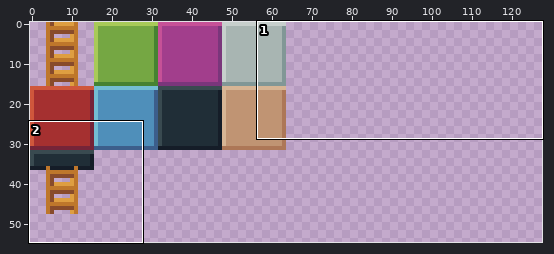
Pixel-art file: HoarderJones/Assets/Tilemap.ase. The first picture is a wide view before the edit; the outline marks the close-up.
Close-up. As it was:
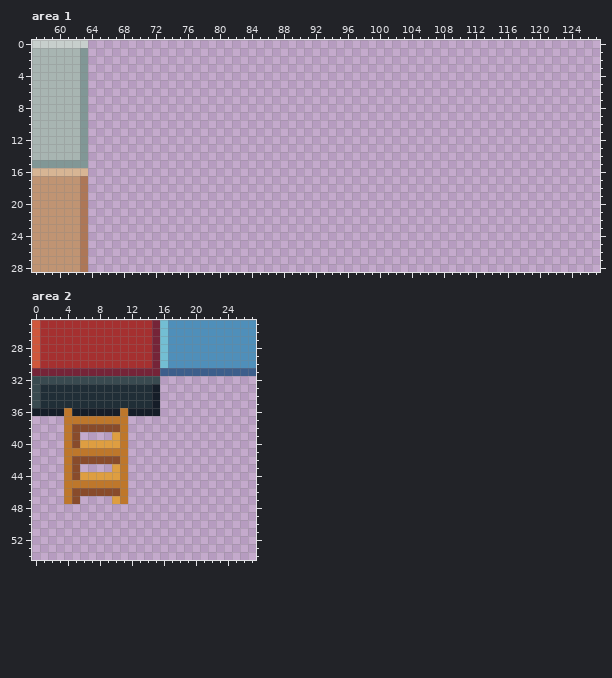
128x96 pixels, 1 frame. Shown: area 1: x 57..127, y 0..28; area 2: x 0..27, y 25..54. The wide view leaves out empty margins.
After:
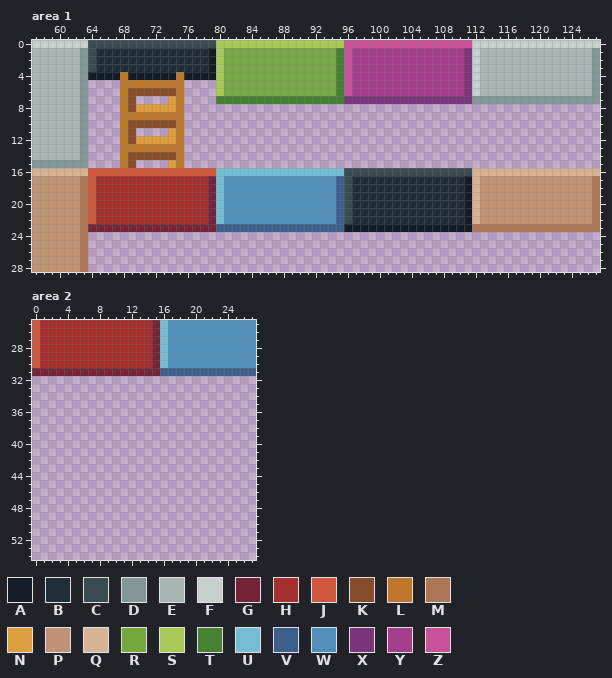
Palette (. is transparent): A #151d28  B #202e37  C #394a50  D #819796  E #a8b5b2  F #c7cfcc  G #752438  H #a53030  J #cf573c  K #884b2b  L #be772b  M #ad7757  N #de9e41  P #c09473  Q #d7b594  R #75a743  S #a8ca58  T #468232  U #73bed3  V #3c5e8b  W #4f8fba  X #7a367b  Y #a23e8c  Z #c65197
What changed:
--- area 1
@@ x 57..127 @@
- 0 FFFFFFF................................................................
- 1 EEEEEED................................................................
- 2 EEEEEED................................................................
- 3 EEEEEED................................................................
- 4 EEEEEED................................................................
- 5 EEEEEED................................................................
- 6 EEEEEED................................................................
- 7 EEEEEED................................................................
- 8 EEEEEED................................................................
- 9 EEEEEED................................................................
-10 EEEEEED................................................................
-11 EEEEEED................................................................
-12 EEEEEED................................................................
-13 EEEEEED................................................................
-14 EEEEEED................................................................
-15 DDDDDDD................................................................
-16 QQQQQQQ................................................................
-17 PPPPPPM................................................................
-18 PPPPPPM................................................................
-19 PPPPPPM................................................................
-20 PPPPPPM................................................................
-21 PPPPPPM................................................................
-22 PPPPPPM................................................................
-23 PPPPPPM................................................................
+ 0 FFFFFFFCCCCCCCCCCCCCCCCSSSSSSSSSSSSSSSSZZZZZZZZZZZZZZZZFFFFFFFFFFFFFFFF
+ 1 EEEEEEDCBBBBBBBBBBBBBBASRRRRRRRRRRRRRRTZYYYYYYYYYYYYYYXFEEEEEEEEEEEEEED
+ 2 EEEEEEDCBBBBBBBBBBBBBBASRRRRRRRRRRRRRRTZYYYYYYYYYYYYYYXFEEEEEEEEEEEEEED
+ 3 EEEEEEDCBBBBBBBBBBBBBBASRRRRRRRRRRRRRRTZYYYYYYYYYYYYYYXFEEEEEEEEEEEEEED
+ 4 EEEEEEDAAAALAAAAAALAAAASRRRRRRRRRRRRRRTZYYYYYYYYYYYYYYXFEEEEEEEEEEEEEED
+ 5 EEEEEED....LLLLLLLL....SRRRRRRRRRRRRRRTZYYYYYYYYYYYYYYXFEEEEEEEEEEEEEED
+ 6 EEEEEED....LKKKKKKL....SRRRRRRRRRRRRRRTZYYYYYYYYYYYYYYXFEEEEEEEEEEEEEED
+ 7 EEEEEED....LK....NL....TTTTTTTTTTTTTTTTXXXXXXXXXXXXXXXXDDDDDDDDDDDDDDDD
+ 8 EEEEEED....LKNNNNNL....................................................
+ 9 EEEEEED....LLLLLLLL....................................................
+10 EEEEEED....LKKKKKKL....................................................
+11 EEEEEED....LK....NL....................................................
+12 EEEEEED....LKNNNNNL....................................................
+13 EEEEEED....LLLLLLLL....................................................
+14 EEEEEED....LKKKKKKL....................................................
+15 DDDDDDD....LK....NL....................................................
+16 QQQQQQQJJJJJJJJJJJJJJJJUUUUUUUUUUUUUUUUCCCCCCCCCCCCCCCCQQQQQQQQQQQQQQQQ
+17 PPPPPPMJHHHHHHHHHHHHHHGUWWWWWWWWWWWWWWVCBBBBBBBBBBBBBBAQPPPPPPPPPPPPPPM
+18 PPPPPPMJHHHHHHHHHHHHHHGUWWWWWWWWWWWWWWVCBBBBBBBBBBBBBBAQPPPPPPPPPPPPPPM
+19 PPPPPPMJHHHHHHHHHHHHHHGUWWWWWWWWWWWWWWVCBBBBBBBBBBBBBBAQPPPPPPPPPPPPPPM
+20 PPPPPPMJHHHHHHHHHHHHHHGUWWWWWWWWWWWWWWVCBBBBBBBBBBBBBBAQPPPPPPPPPPPPPPM
+21 PPPPPPMJHHHHHHHHHHHHHHGUWWWWWWWWWWWWWWVCBBBBBBBBBBBBBBAQPPPPPPPPPPPPPPM
+22 PPPPPPMJHHHHHHHHHHHHHHGUWWWWWWWWWWWWWWVCBBBBBBBBBBBBBBAQPPPPPPPPPPPPPPM
+23 PPPPPPMGGGGGGGGGGGGGGGGVVVVVVVVVVVVVVVVAAAAAAAAAAAAAAAAMMMMMMMMMMMMMMMM
 24 PPPPPPM................................................................
--- area 2
@@ x 0..17 @@
 31 GGGGGGGGGGGGGGGGVV
-32 CCCCCCCCCCCCCCCC..
-33 CBBBBBBBBBBBBBBA..
-34 CBBBBBBBBBBBBBBA..
-35 CBBBBBBBBBBBBBBA..
-36 AAAALAAAAAALAAAA..
-37 ....LLLLLLLL......
-38 ....LKKKKKKL......
-39 ....LK....NL......
-40 ....LKNNNNNL......
-41 ....LLLLLLLL......
-42 ....LKKKKKKL......
-43 ....LK....NL......
-44 ....LKNNNNNL......
-45 ....LLLLLLLL......
-46 ....LKKKKKKL......
-47 ....LK....NL......
+32 ..................
+33 ..................
+34 ..................
+35 ..................
+36 ..................
+37 ..................
+38 ..................
+39 ..................
+40 ..................
+41 ..................
+42 ..................
+43 ..................
+44 ..................
+45 ..................
+46 ..................
+47 ..................
 48 ..................
Where, in picture pixels (left, top, right, bottom), the same in both close-ups:
added: (88, 40, 600, 232)
erased: (32, 376, 160, 504)
